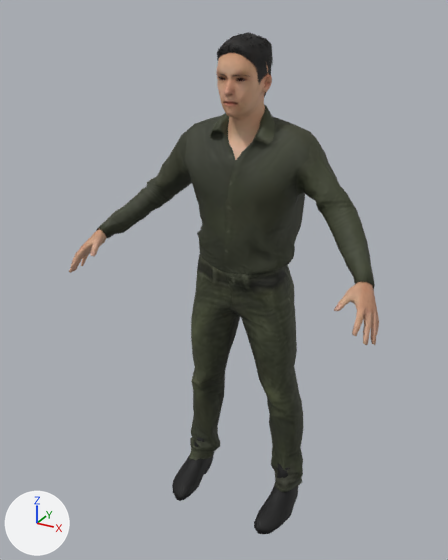
The glTF model assets/unreal/personas/ibarra.glb, before and after one commit.
Camera for both pictures: a 50 mm camera at (0.925, -1.812, 1.843) aimed at (-0.06, -0.021, 0.948). The lights are fixed; the arrows at lower left show +X, +Y and +Z. The first picture is the older version.

The older version as bpy lines, for what is in view:
```python
me_boots_ankle_male_001 = bpy.data.meshes.new('boots_ankle_male.001')
me_boots_ankle_male_001.from_pydata(...)  # 315 vertices, 606 faces; spans x -0.257..0.254, y -0.186..0.115, z 0.001..0.194
me_boots_ankle_male_001.materials.append(mat_ibarra_toigo_ankle_boots_male)  # picture img_bootsanklem
me_male_casualsuit01_001 = bpy.data.meshes.new('male_casualsuit01.001')
me_male_casualsuit01_001.from_pydata(...)  # 1267 vertices, 2452 faces; spans x -0.516..0.512, y -0.18..0.185, z 0.088..1.558
me_male_casualsuit01_001.materials.append(mat_ibarra_male_casualsuit01)  # picture img_male_casualsuit01_diffuse
me_short01_001 = bpy.data.meshes.new('short01.001')
me_short01_001.from_pydata(...)  # 804 vertices, 541 faces; spans x -0.079..0.075, y -0.09..0.114, z 1.569..1.774
me_short01_001.materials.append(mat_ibarra_short01)  # picture img_short01_diffuse
ob_ibarra_male_casualsuit01 = bpy.data.objects.new('ibarra_male_casualsuit01', me_male_casualsuit01_001)
ob_ibarra_male_casualsuit01.location = (0.0, 0.0, 0.0)
ob_ibarra_short01 = bpy.data.objects.new('ibarra_short01', me_short01_001)
ob_ibarra_short01.location = (0.0, 0.0, 0.0)
ob_ibarra_toigo_ankle_boots_male = bpy.data.objects.new('ibarra_toigo_ankle_boots_male', me_boots_ankle_male_001)
ob_ibarra_toigo_ankle_boots_male.location = (0.0, 0.0, 0.0)
# also in view: 'ibarra_Human' at (-0.001, -0.102, 0.946)
```
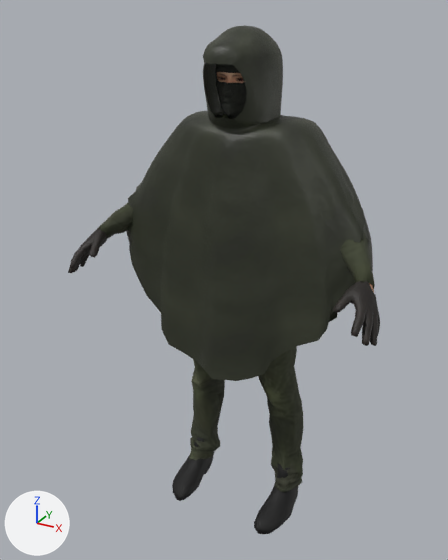
The change, as a diff of the scene's bpy script:
```diff
--- a/assets/unreal/personas/ibarra.glb.py
+++ b/assets/unreal/personas/ibarra.glb.py
@@ img_tx_capote @@
+img_tx_capote = load_image('tx_capote', '_unpacked/tx_capote', 512, 512, 'sRGB')
@@ img_tn_capote @@
+img_tn_capote = load_image('tn_capote', '_unpacked/tn_capote', 512, 512, 'Non-Color')
@@ img_tx_cuero @@
+img_tx_cuero = load_image('tx_cuero', '_unpacked/tx_cuero', 512, 512, 'sRGB')
@@ img_tn_cuero @@
+img_tn_cuero = load_image('tn_cuero', '_unpacked/tn_cuero', 512, 512, 'Non-Color')
@@ img_tx_lana @@
+img_tx_lana = load_image('tx_lana', '_unpacked/tx_lana', 512, 512, 'sRGB')
@@ img_tn_lana @@
+img_tn_lana = load_image('tn_lana', '_unpacked/tn_lana', 512, 512, 'Non-Color')
@@ mat_ibarra_capote @@
+mat_ibarra_capote = bpy.data.materials.new('ibarra_capote')
+# uses the picture img_tn_capote
+# uses the picture img_tx_capote
@@ mat_ibarra_cuero @@
+mat_ibarra_cuero = bpy.data.materials.new('ibarra_cuero')
+# uses the picture img_tn_cuero
+# uses the picture img_tx_cuero
@@ mat_ibarra_lana @@
+mat_ibarra_lana = bpy.data.materials.new('ibarra_lana')
+# uses the picture img_tn_lana
+# uses the picture img_tx_lana
@@ me_ibarra_capote @@
+me_ibarra_capote.from_pydata(...)  # 2251 vertices, 4360 faces; spans x -0.453..0.47, y -0.216..0.287, z 0.627..1.793
+me_ibarra_capote.materials.append(mat_ibarra_capote)
@@ me_ibarra_guantes @@
+me_ibarra_guantes.from_pydata(...)  # 454 vertices, 876 faces; spans x -0.563..0.562, y -0.314..-0.133, z 0.963..1.125
+me_ibarra_guantes.materials.append(mat_ibarra_cuero)
@@ me_ibarra_pasamontanas @@
+me_ibarra_pasamontanas.from_pydata(...)  # 1703 vertices, 3255 faces; spans x -0.148..0.145, y -0.121..0.108, z 1.457..1.761
+me_ibarra_pasamontanas.materials.append(mat_ibarra_lana)
@@ ob_ibarra_short01 @@
-ob_ibarra_short01 = bpy.data.objects.new('ibarra_short01', me_short01_001)
-ob_ibarra_short01.location = (0.0, 0.0, 0.0)
@@ ob_ibarra_capote @@
+ob_ibarra_capote = bpy.data.objects.new('ibarra_capote', me_ibarra_capote)
+ob_ibarra_capote.location = (0.0, 0.0, 0.0)
@@ ob_ibarra_guantes @@
+ob_ibarra_guantes = bpy.data.objects.new('ibarra_guantes', me_ibarra_guantes)
+ob_ibarra_guantes.location = (0.0, 0.0, 0.0)
@@ ob_ibarra_pasamontanas @@
+ob_ibarra_pasamontanas = bpy.data.objects.new('ibarra_pasamontanas', me_ibarra_pasamontanas)
+ob_ibarra_pasamontanas.location = (0.0, 0.0, 0.0)
```

Where the change shows, as pixel boxes (x1, y1, x2, y2) in the pictures (448 x 560 px):
'ibarra_capote', added
    after: (126, 25, 373, 381)
'ibarra_guantes', added
    after: (68, 228, 380, 346)
'ibarra_short01', deleted
    before: (217, 32, 273, 97)
'ibarra_pasamontanas', added
    after: (215, 64, 247, 119)
'ibarra_male_casualsuit01', unchanged, covered by the edit
    before: (96, 105, 375, 492)
    after: (97, 113, 375, 492)
'ibarra_Human', unchanged, covered by the edit
    before: (69, 52, 379, 345)
    after: (217, 72, 374, 292)
